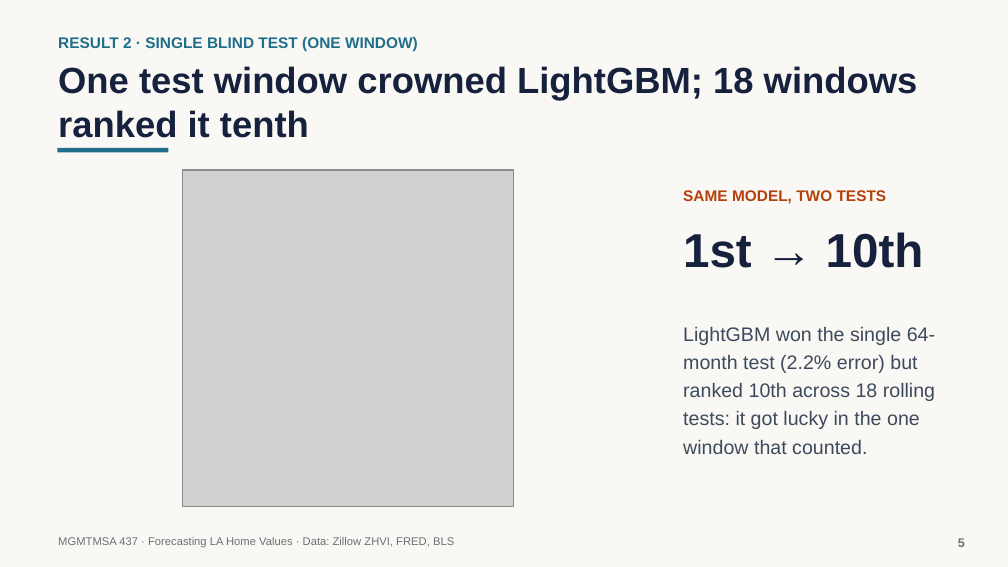
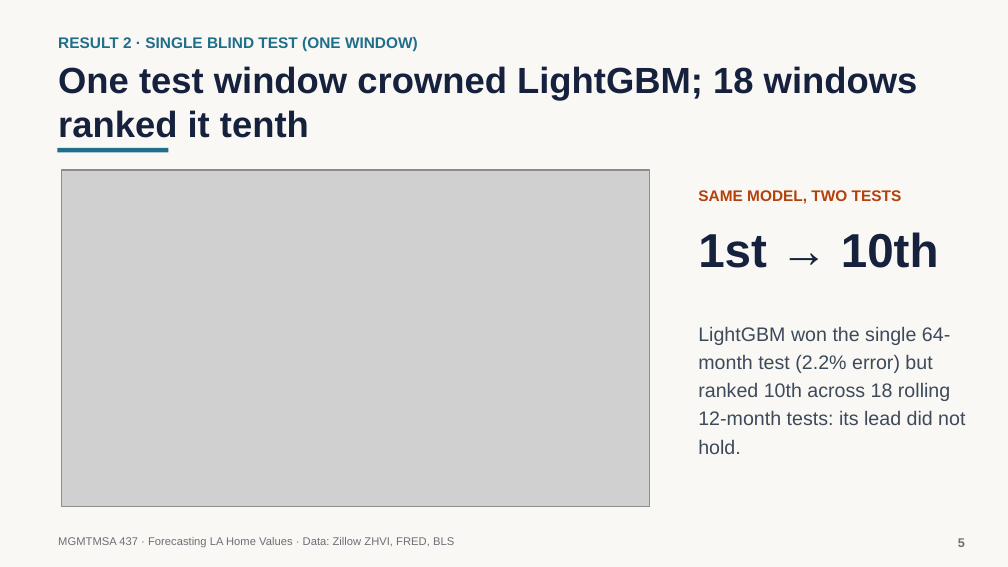
Before and after one commit to neiltd/la-housing-forecast, a slide deck: slide 5 of slides/LA_home_values_slides.pptx. Drawn at 1008x567 pixels with LibreOffice and Linux fonts; fonts in the diff are those of the drawing; grey boxes stand for pictures. Boxes give left, top, right and bottom in pixels: in the first picture for what was removed or moved away, otherwise in the second. Text is boxed around its words. In the diff, an @@ line names an element or a change of style, - is before the commit and + after.

```diff
--- a/slides/LA_home_values_slides.pptx
+++ b/slides/LA_home_values_slides.pptx
@@ picture: place and size @@
-picture at (182, 170, 513, 507)
+picture at (61, 170, 649, 507)
@@ text "SAME MODEL, TWO TESTS": place and size @@
-text "SAME MODEL, TWO TESTS" at (683, 190, 887, 204)
+text "SAME MODEL, TWO TESTS" at (698, 190, 902, 204)
@@ text "1st → 10th": place and size @@
-text "1st → 10th" at (683, 232, 924, 268)
+text "1st → 10th" at (698, 232, 939, 268)
@@ text at (698, 326, 965, 454): text changed @@
-LightGBM won the single 64-month test (2.2% error) but ranked 10th across 18 rolling tests: it got lucky in the one window that counted.
+LightGBM won the single 64-month test (2.2% error) but ranked 10th across 18 rolling 12-month tests: its lead did not hold.
```
Also in this commit, not shown: 9 other slides changed, 3 other files.
